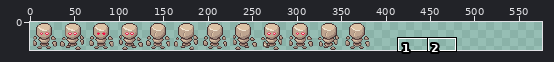
Sprite sheet, stored at Assets/Sprites/StoneGolem.png. Above, an overview of the earlier version with the close-up marked.
Close-up. Earlier state:
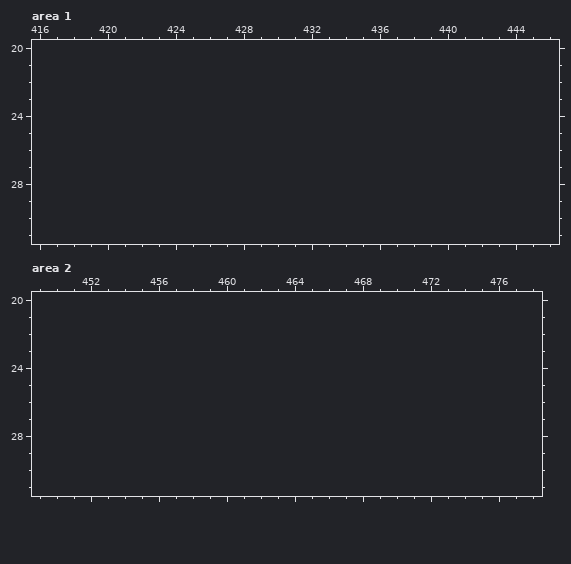
The file is 384x32 pixels. Shown: area 1: x 416..446, y 20..31; area 2: x 449..478, y 20..31. The old version is drawn lined up with the new one, on the new canvas. The commit also changed other parts of the picture, which this record leaves out.
And afterwards:
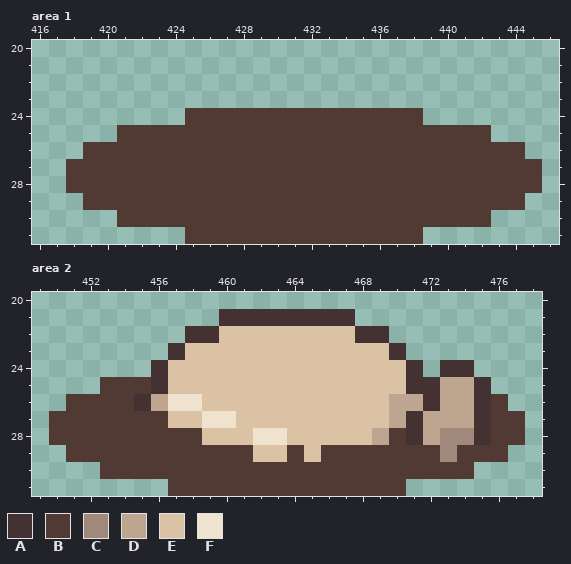
Palette (. is transparent): A #443131  B #513a34  C #a0897b  D #bea590  E #dcc2a5  F #efe3cf
Edits made:
canvas 384x32 -> 576x32
--- area 1
@@ x 416..446 @@
 23 ...............................
-24 ...............................
-25 ...............................
-26 ...............................
-27 ...............................
-28 ...............................
-29 ...............................
-30 ...............................
-31 ...............................
+24 .........BBBBBBBBBBBBBB........
+25 .....BBBBBBBBBBBBBBBBBBBBBB....
+26 ...BBBBBBBBBBBBBBBBBBBBBBBBBB..
+27 ..BBBBBBBBBBBBBBBBBBBBBBBBBBBB.
+28 ..BBBBBBBBBBBBBBBBBBBBBBBBBBBB.
+29 ...BBBBBBBBBBBBBBBBBBBBBBBBBB..
+30 .....BBBBBBBBBBBBBBBBBBBBBB....
+31 .........BBBBBBBBBBBBBB........
--- area 2
@@ x 449..478 @@
 20 ..............................
-21 ..............................
-22 ..............................
-23 ..............................
-24 ..............................
-25 ..............................
-26 ..............................
-27 ..............................
-28 ..............................
-29 ..............................
-30 ..............................
-31 ..............................
+21 ...........AAAAAAAA...........
+22 .........AAEEEEEEEEAA.........
+23 ........AEEEEEEEEEEEEA........
+24 .......AEEEEEEEEEEEEEEA.AA....
+25 ....BBBAEEEEEEEEEEEEEEAADDA...
+26 ..BBBBADFFEEEEEEEEEEEDDADDAB..
+27 .BBBBBBBEEFFEEEEEEEEEDADDDABB.
+28 .BBBBBBBBBEEEFFEEEEEDBADCCABB.
+29 ..BBBBBBBBBBBEEBEBBBBBBBCBBB..
+30 ....BBBBBBBBBBBBBBBBBBBBBB....
+31 ........BBBBBBBBBBBBBB........
Boxes around the changes in both close-ups, in picture pixels (x1, y1, x2, y2):
added: (66, 108, 542, 244)
added: (49, 309, 525, 496)
